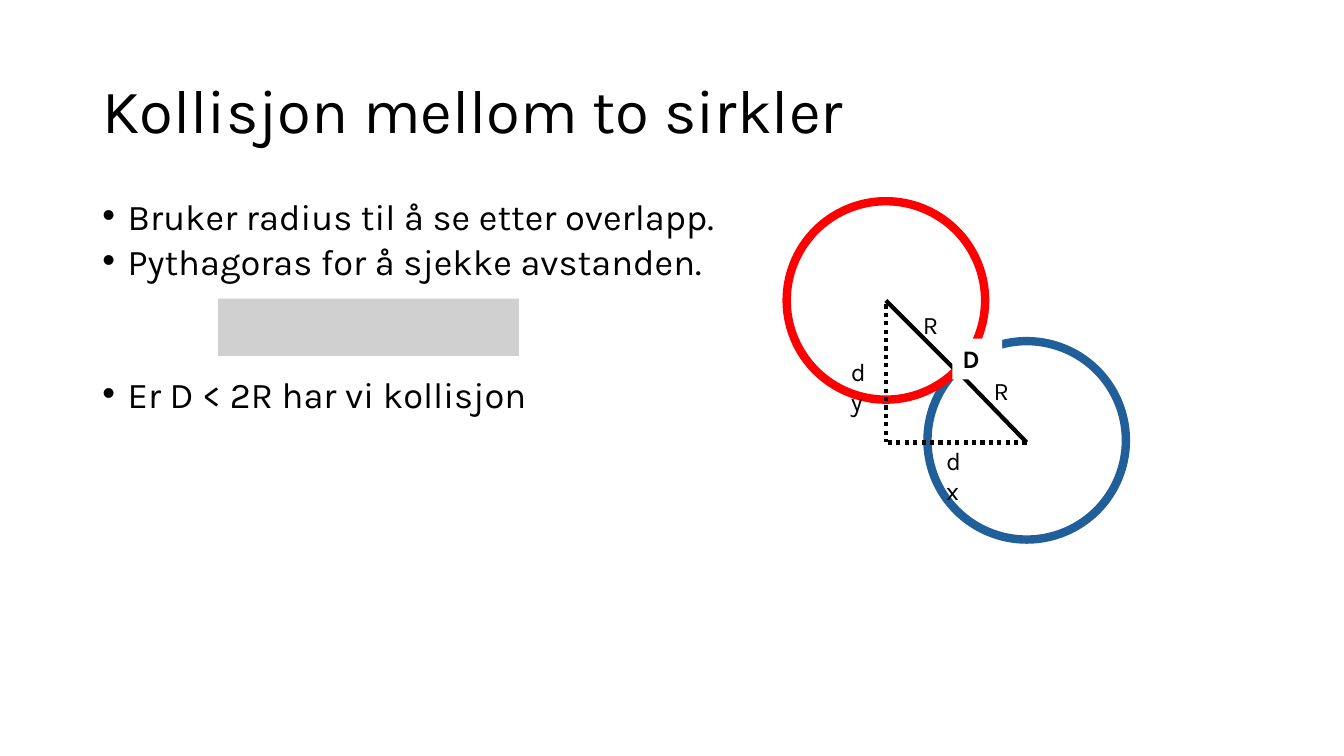
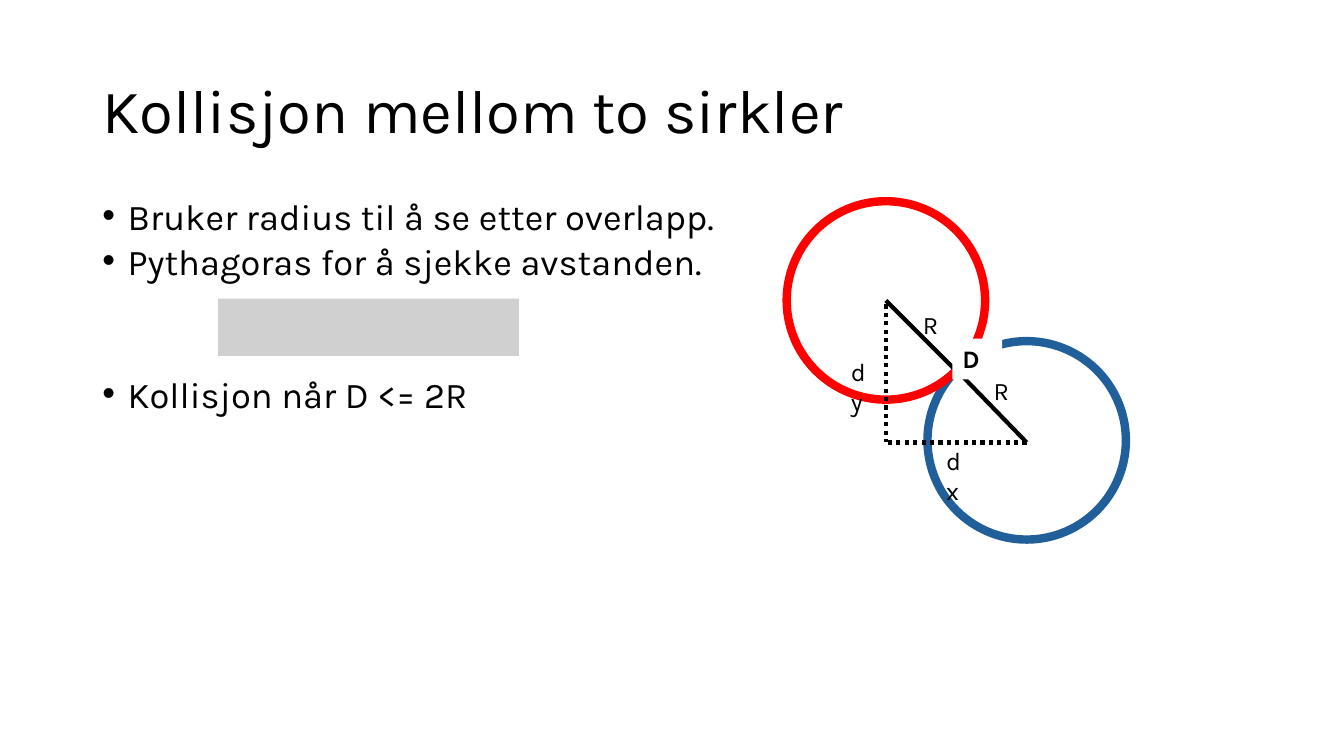
Before and after one commit to foss-it2/eksempler, a slide deck: slide 2 of 4_tkinter_grafikk/tkinter_videoundervisning/innspillinger/kollisjonshåndtering.pptx. Drawn at 1344x756 pixels with LibreOffice and Linux fonts; fonts in the diff are those of the drawing; grey boxes stand for pictures. Boxes give left, top, right and bottom in pixels: in the first picture for what was removed or moved away, otherwise in the second. Text is boxed around its words. In the diff, an @@ line names an element or a change of style, - is before the commit and + after.

```diff
--- a/4_tkinter_grafikk/tkinter_videoundervisning/innspillinger/kollisjonshåndtering.pptx
+++ b/4_tkinter_grafikk/tkinter_videoundervisning/innspillinger/kollisjonshåndtering.pptx
@@ text at (128,381,467,417): text changed @@
-• Er D < 2R har vi kollisjon
+• Kollisjon når D <= 2R
```
Also in this commit, not shown: 1 slide added, 5 other files.
